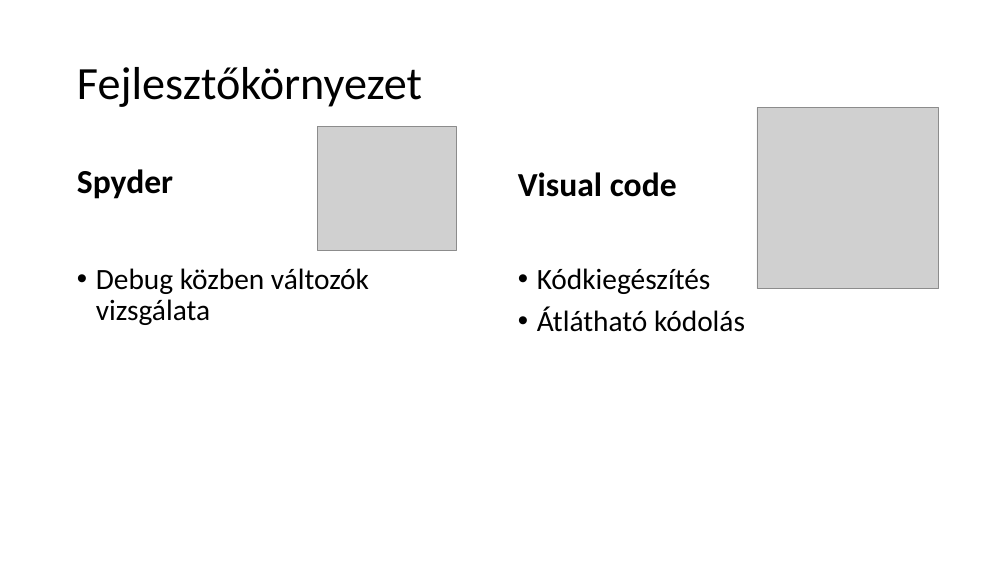
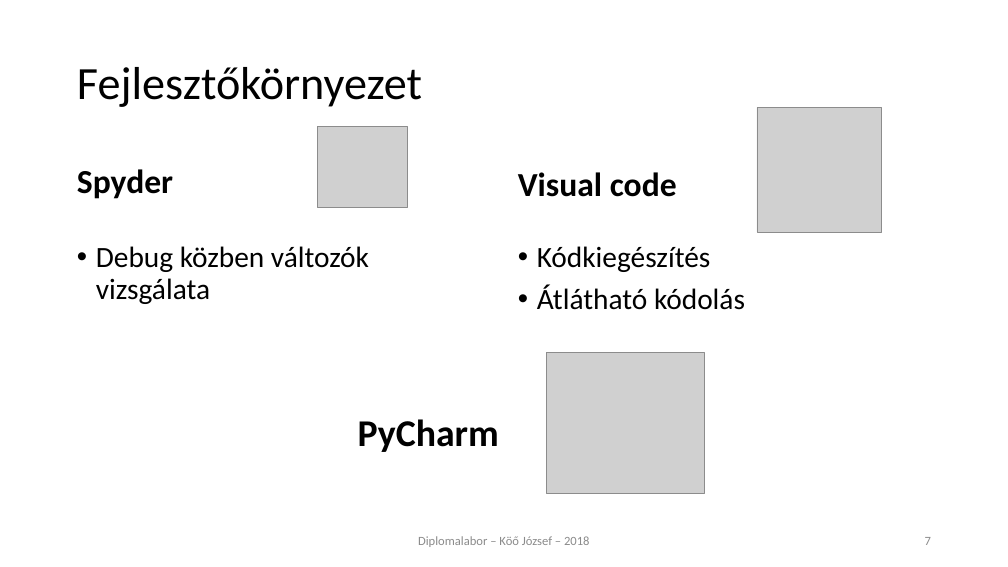
Before and after one commit to koojozsef/Szakdolgozat_PE, a slide deck: slide 7 of 01_doc/presentation_koo_jozsef.pptx. Drawn at 1008x567 pixels with LibreOffice and Linux fonts; fonts in the diff are those of the drawing; grey boxes stand for pictures. Boxes give left, top, right and bottom in pixels: in the first picture for what was removed or moved away, otherwise in the second. Text is boxed around its words. In the diff, an @@ line names an element or a change of style, - is before the commit and + after.

```diff
--- a/01_doc/presentation_koo_jozsef.pptx
+++ b/01_doc/presentation_koo_jozsef.pptx
@@ picture: place and size @@
-picture at <box>757,107,939,289</box>
+picture at <box>757,107,882,231</box>
@@ picture: place and size @@
-picture at <box>318,127,456,251</box>
+picture at <box>318,127,408,207</box>
@@ text "Debug közben változók vizsgálata": place and size @@
-text "Debug közben változók vizsgálata" at <box>96,268,369,325</box>
+text "Debug közben változók vizsgálata" at <box>96,246,369,304</box>
@@ text "Kódkiegészítés": place and size @@
-text "Kódkiegészítés" at <box>537,268,745,332</box>
+text "Kódkiegészítés" at <box>537,246,745,310</box>
@@ picture added at <box>547,352,704,493</box> @@
@@ text added at <box>358,419,499,452</box>, 36 pt, text #000000, bold @@
+PyCharm
@@ text added at <box>418,536,590,547</box>, 12 pt, text #8C8C8C @@
+Diplomalabor – Köő József – 2018
@@ page number added at <box>925,537,931,545</box>, 12 pt, text #8C8C8C @@
+7
```
Also in this commit, not shown: 15 other slides changed, 1 slide added, 1 slide removed.
